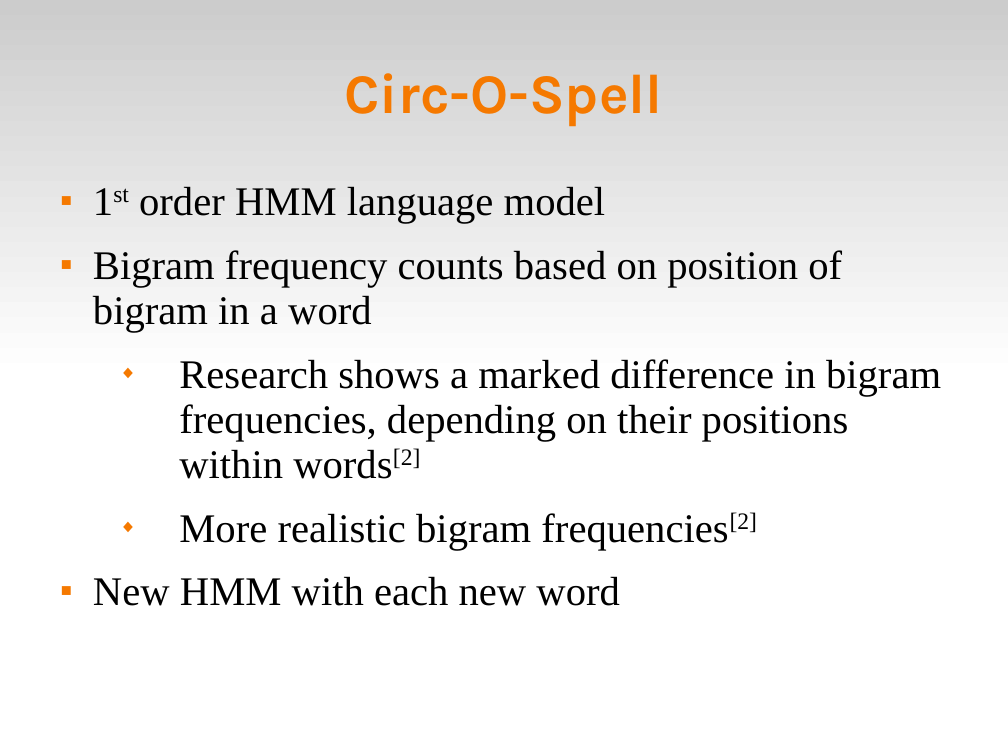
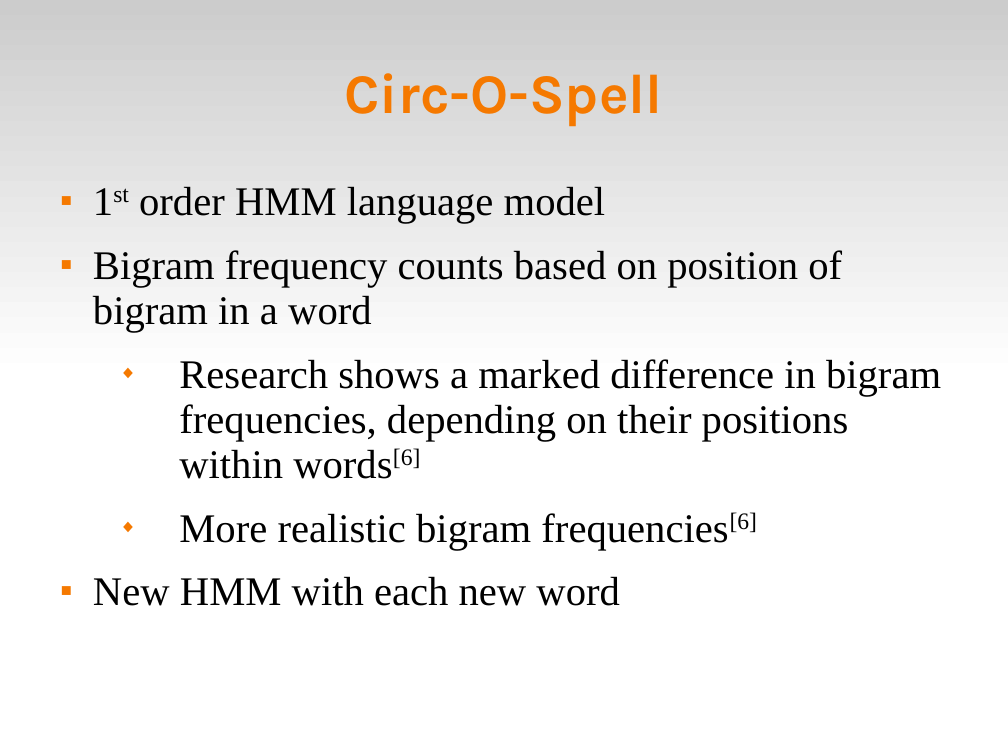
Before and after one commit to abdullah38rcc/BCI-Virtual-Keyboard, a slide deck: slide 4 of circlespell/docs/virtKey.ppt. Drawn at 1008x756 pixels with LibreOffice and Linux fonts; fonts in the diff are those of the drawing. Boxes give left, top, right and bottom in pixels: in the first picture for what was removed or moved away, otherwise in the second. Text is boxed around its words. In the diff, an @@ line names an element or a change of style, - is before the commit and + after.

```diff
--- a/circlespell/docs/virtKey.ppt
+++ b/circlespell/docs/virtKey.ppt
@@ text at (x1=179, y1=359, x2=941, y2=550): text changed @@
-  ◆ Research shows a marked difference in bigram frequencies, depending on their positions within words[2]
-  ◆ More realistic bigram frequencies[2]
+  ◆ Research shows a marked difference in bigram frequencies, depending on their positions within words[6]
+  ◆ More realistic bigram frequencies[6]
```
Also in this commit, not shown: 8 other slides changed, 4 slides added, 1 slide removed.
